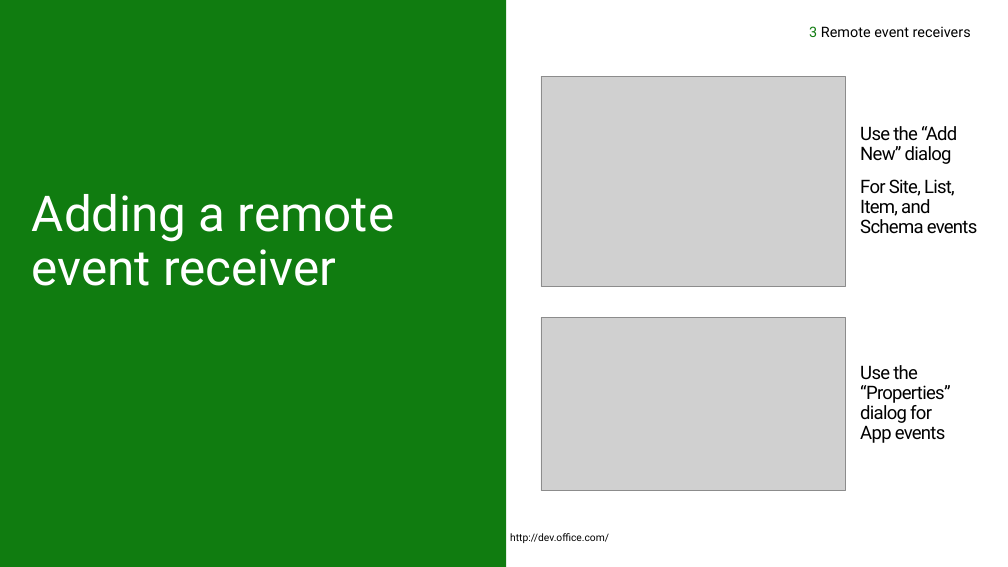
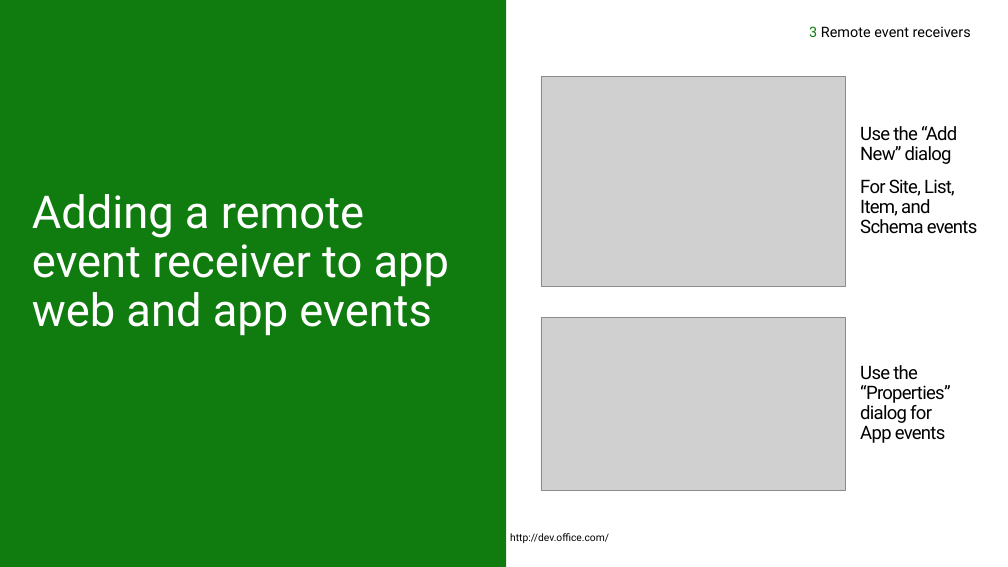
Before and after one commit to fabbbiob/TrainingContent, a slide deck: slide 21 of O3652/O3652-6 Deep Dive into Provider Hosted Add-ins/O3652-6 Deep Dive into Provider Hosted Apps.pptx (slide 22 before the commit). Drawn at 1008x567 pixels with LibreOffice and Linux fonts; fonts in the diff are those of the drawing; grey boxes stand for pictures; background and template pictures are left out. Boxes give left, top, right and bottom in pixels: in the first picture for what was removed or moved away, otherwise in the second. Text is boxed around its words. In the diff, an @@ line names an element or a change of style, - is before the commit and + after.

```diff
--- a/O3652/O3652-6 Deep Dive into Provider Hosted Add-ins/O3652-6 Deep Dive into Provider Hosted Apps.pptx
+++ b/O3652/O3652-6 Deep Dive into Provider Hosted Add-ins/O3652-6 Deep Dive into Provider Hosted Apps.pptx
@@ text at box(32, 194, 449, 336): text changed; size 48 to 44 pt @@
-Adding a remote event receiver
+Adding a remote event receiver to app web and app events
```
Also in this commit, not shown: 16 other slides changed, 1 slide added, 3 slides removed.
